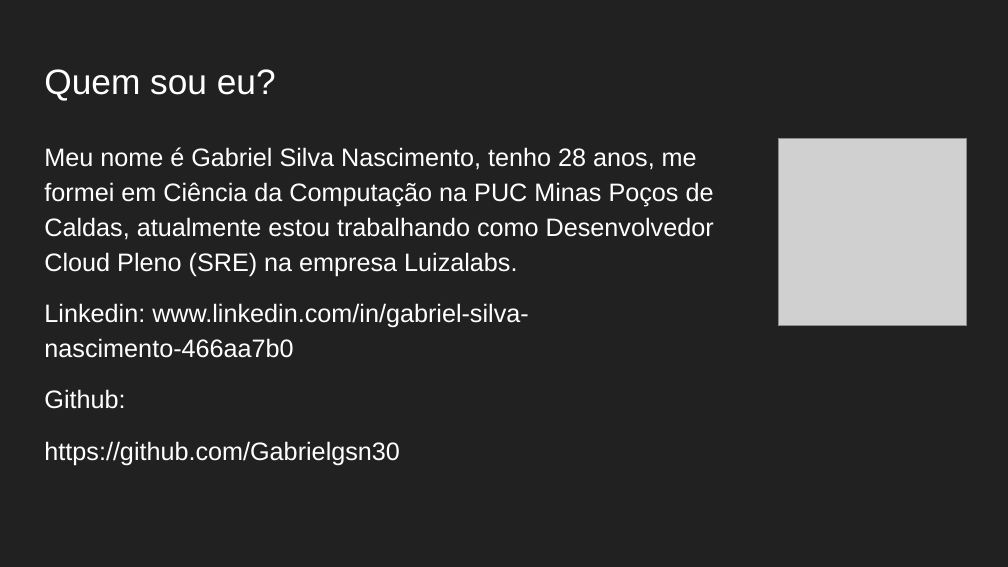
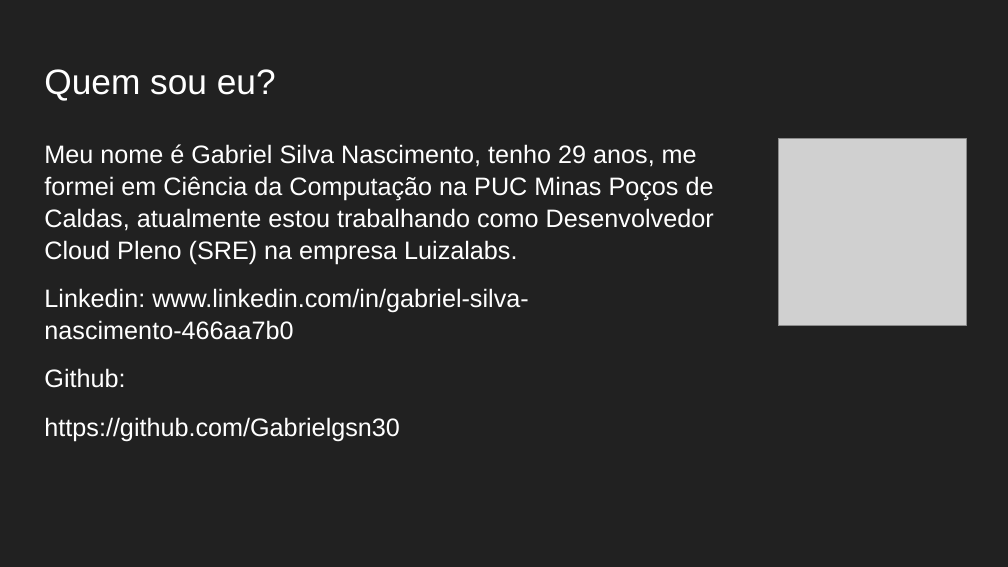
Before and after one commit to Gabrielgsn30/seminarios-docker-monitoramento, a slide deck: slide 2 of APRESENTAÇÃO/Práticas DevOps com Docker e Monitoramento do Ambiente.pptx. Drawn at 1008x567 pixels with LibreOffice and Linux fonts; fonts in the diff are those of the drawing; grey boxes stand for pictures. Boxes give left, top, right and bottom in pixels: in the first picture for what was removed or moved away, otherwise in the second. Text is boxed around its words. In the diff, an @@ line names an element or a change of style, - is before the commit and + after.

```diff
--- a/APRESENTAÇÃO/Práticas DevOps com Docker e Monitoramento do Ambiente.pptx
+++ b/APRESENTAÇÃO/Práticas DevOps com Docker e Monitoramento do Ambiente.pptx
@@ text at box(44, 144, 714, 264): text changed @@
-Meu nome é Gabriel Silva Nascimento, tenho 28 anos, me formei em Ciência da Computação na PUC Minas Poços de Caldas, atualmente estou trabalhando como Desenvolvedor Cloud Pleno (SRE) na empresa Luizalabs.
+Meu nome é Gabriel Silva Nascimento, tenho 29 anos, me formei em Ciência da Computação na PUC Minas Poços de Caldas, atualmente estou trabalhando como Desenvolvedor Cloud Pleno (SRE) na empresa Luizalabs.
@@ text at box(44, 288, 528, 442): line spacing 1.15 to 1.05 @@
```
Also in this commit, not shown: 5 other slides changed, 2 other files.
